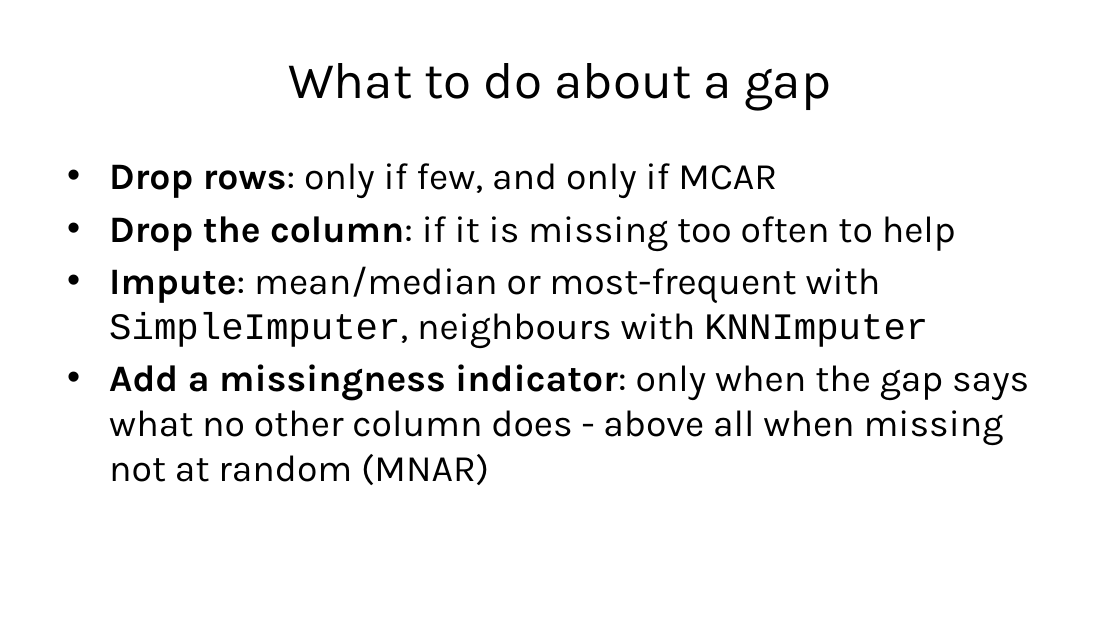
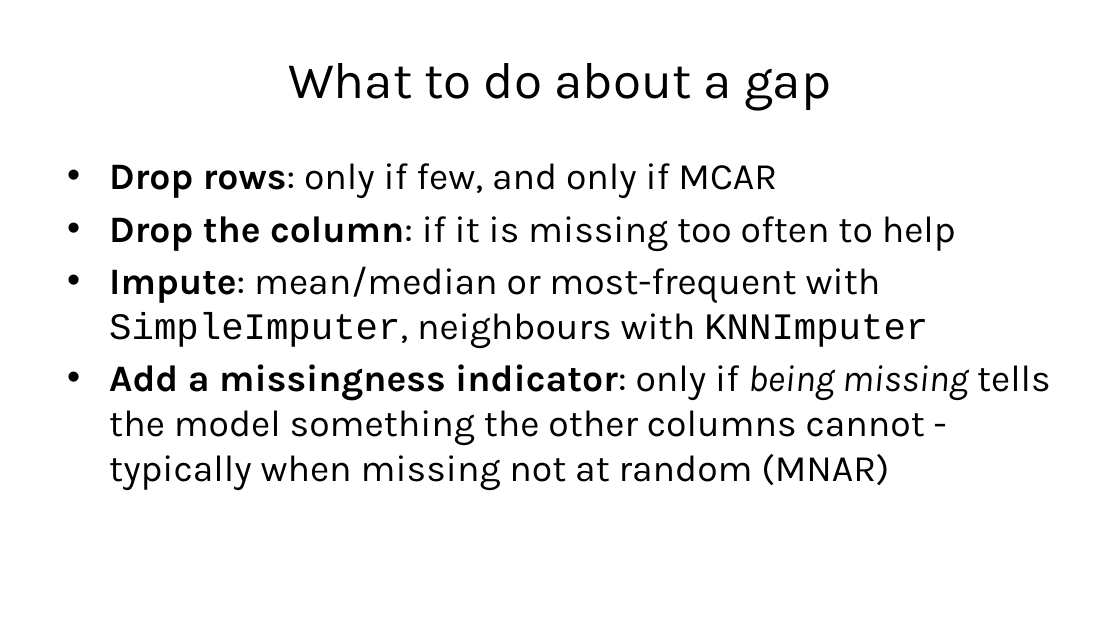
Before and after one commit to fabioantonini/technologies-for-artificial-intelligence, a slide deck: slide 13 of Lessons/02_data_exploration_and_preparation/Slides/data_exploration_and_preparation_slides.pptx. Drawn at 1120x630 pixels with LibreOffice and Linux fonts; fonts in the diff are those of the drawing; background and template pictures are left out. Boxes give left, top, right and bottom in pixels: in the first picture for what was removed or moved away, otherwise in the second. Text is boxed around its words. In the diff, an @@ line names an element or a change of style, - is before the commit and + after.

```diff
--- a/Lessons/02_data_exploration_and_preparation/Slides/data_exploration_and_preparation_slides.pptx
+++ b/Lessons/02_data_exploration_and_preparation/Slides/data_exploration_and_preparation_slides.pptx
@@ text at [109, 364, 1051, 491]: text changed @@
-• Add a missingness indicator: only when the gap says what no other column does - above all when missing not at random (MNAR)
+• Add a missingness indicator: only if being missing tells the model something the other columns cannot - typically when missing not at random (MNAR)
```
Also in this commit, not shown: 1 other slide changed, 6 other files.
